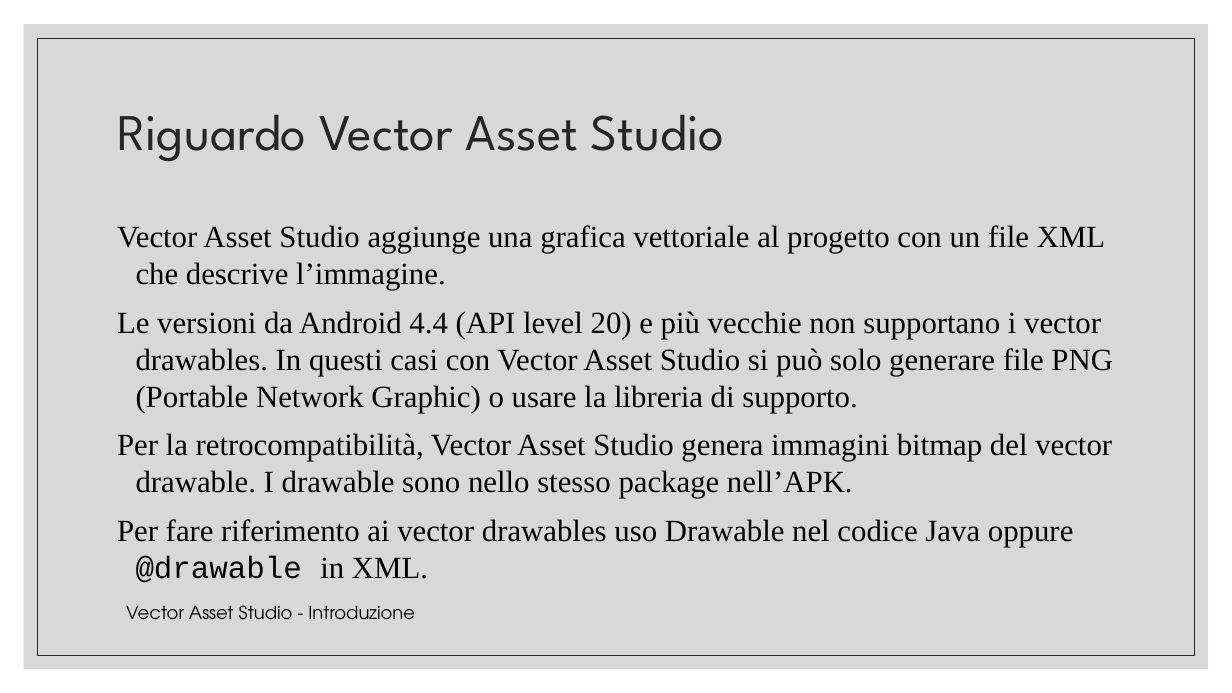
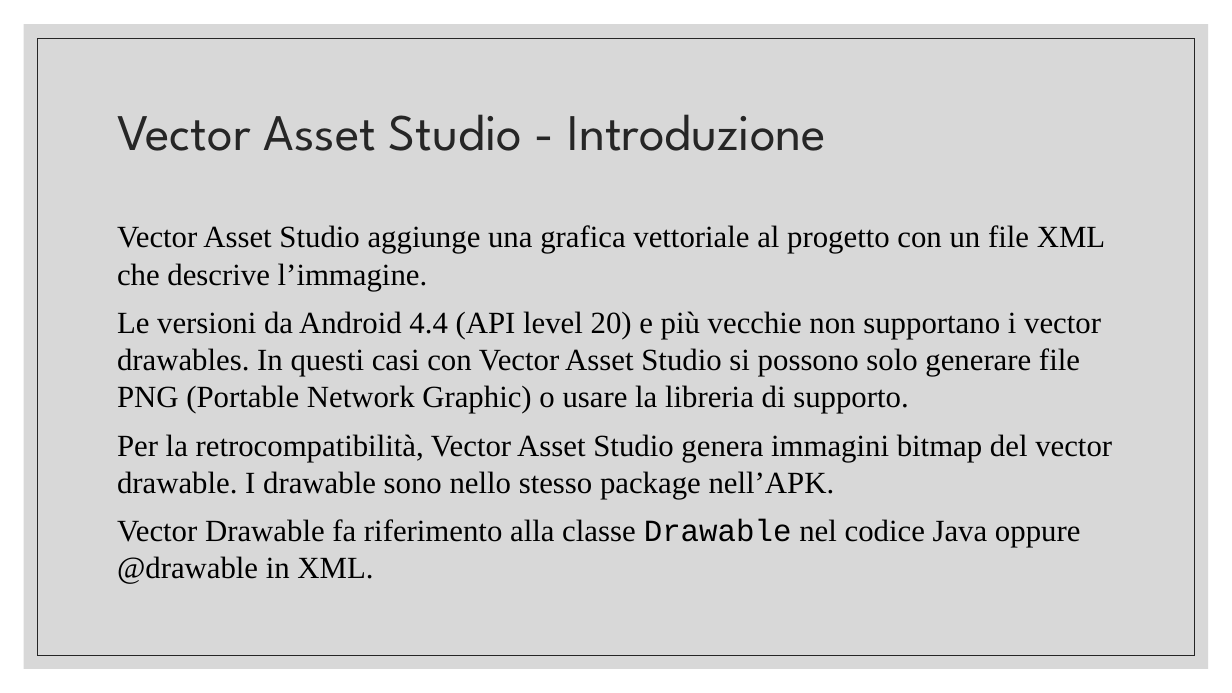
Before and after one commit to tizianotaglienti/Colleghi-Ristretti, a slide deck: slide 3 of Vector asset studio.pptx. Drawn at 1232x693 pixels with LibreOffice and Linux fonts; fonts in the diff are those of the drawing. Boxes give left, top, right and bottom in pixels: in the first picture for what was removed or moved away, otherwise in the second. Text is boxed around its words. In the diff, an @@ line names an element or a change of style, - is before the commit and + after.

```diff
--- a/Vector asset studio.pptx
+++ b/Vector asset studio.pptx
@@ title at [117, 114, 826, 151]: text changed @@
-Riguardo Vector Asset Studio
+Vector Asset Studio - Introduzione
@@ text at [117, 225, 1112, 499]: size 24 to 24.1 pt in "Vector Asset Studio aggiunge una grafica vettoriale ...", "Per la retrocompatibilità, Vector Asset Studio genera ..."; indent changed @@
@@ text at [117, 311, 1101, 413]: text changed; size 24 to 24.1 pt @@
-Le versioni da Android 4.4 (API level 20) e più vecchie non supportano i vector drawables. In questi casi con Vector Asset Studio si può solo generare file PNG (Portable Network Graphic) o usare la libreria di supporto.
+Le versioni da Android 4.4 (API level 20) e più vecchie non supportano i vector drawables. In questi casi con Vector Asset Studio si possono solo generare file PNG (Portable Network Graphic) o usare la libreria di supporto.
@@ text at [117, 519, 1081, 584]: text changed; size 24 to 24.1 pt @@
-Per fare riferimento ai vector drawables uso Drawable nel codice Java oppure @drawable in XML.
+Vector Drawable fa riferimento alla classe Drawable nel codice Java oppure @drawable in XML.
@@ text removed at [126, 605, 415, 620] @@
-Vector Asset Studio - Introduzione
```
Also in this commit, not shown: 34 other slides changed, 1 slide added, 1 slide removed.
